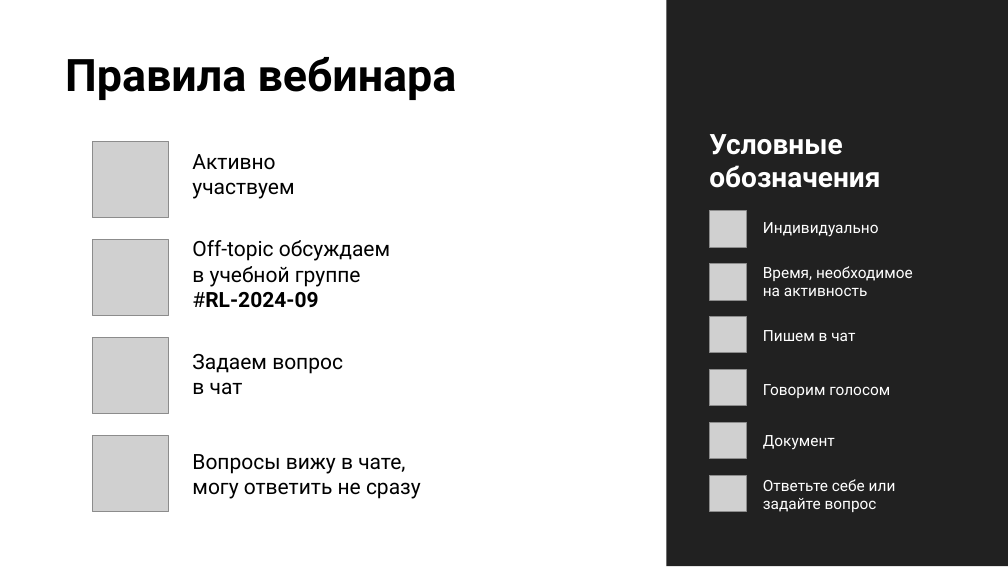
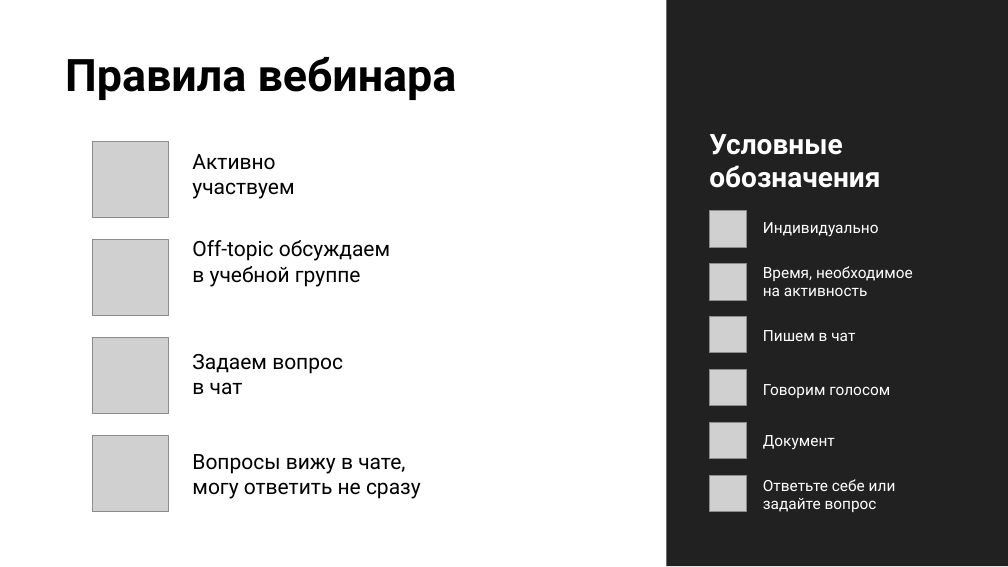
Before and after one commit to stureiko/Otus_lectures, a slide deck: slide 3 of RL/02 - Deep Reinforcement Learning/02 - 05 PG-PPO/Presentation/PPO.pptx. Drawn at 1008x567 pixels with LibreOffice and Linux fonts; fonts in the diff are those of the drawing; grey boxes stand for pictures; background and template pictures are left out. Boxes give left, top, right and bottom in pixels: in the first picture for what was removed or moved away, otherwise in the second. Text is boxed around its words. In the diff, an @@ line names an element or a change of style, - is before the commit and + after.

```diff
--- a/RL/02 - Deep Reinforcement Learning/02 - 05 PG-PPO/Presentation/PPO.pptx
+++ b/RL/02 - Deep Reinforcement Learning/02 - 05 PG-PPO/Presentation/PPO.pptx
@@ text at (192,292,318,308): paragraph removed @@
-#RL-2024-09
```
Also in this commit, not shown: 34 other files.
